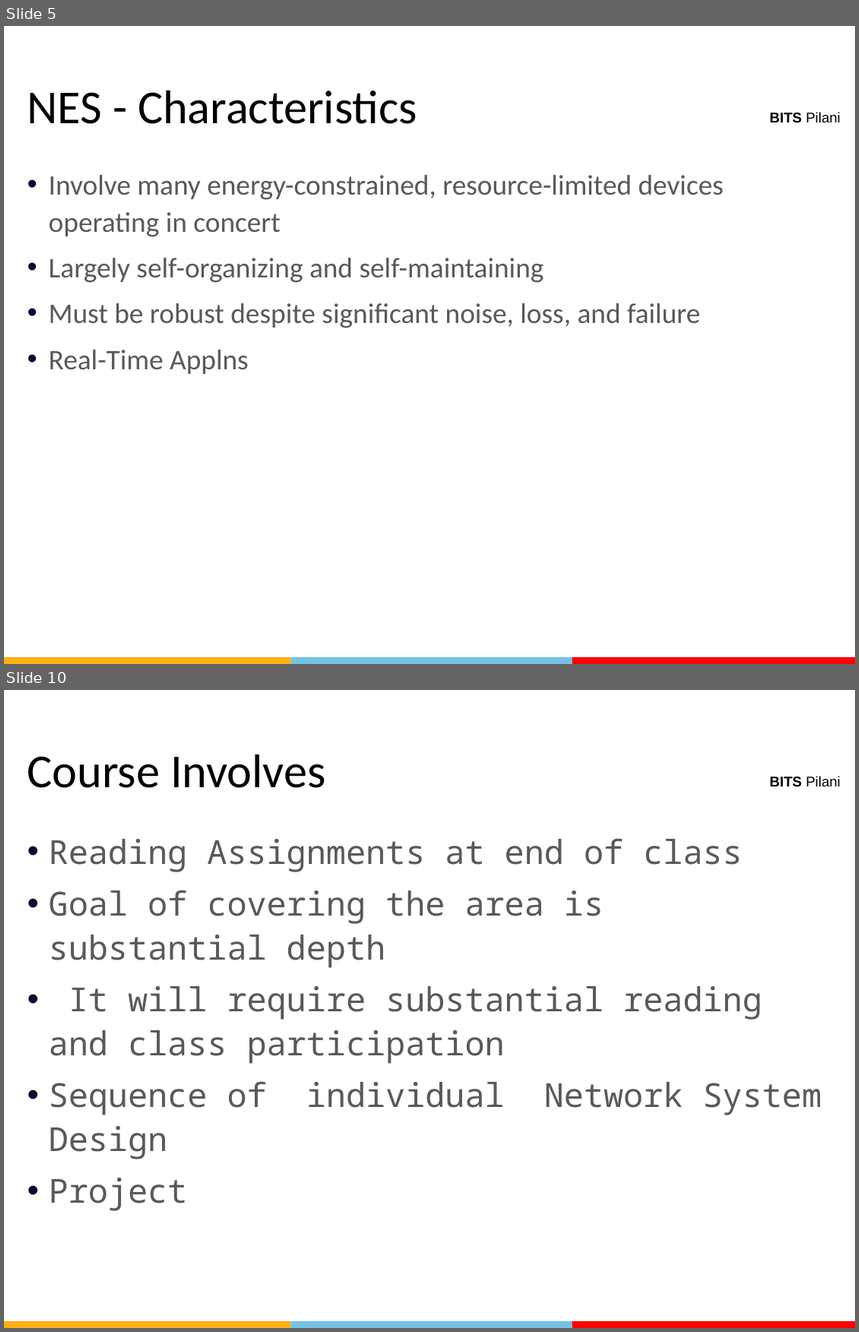
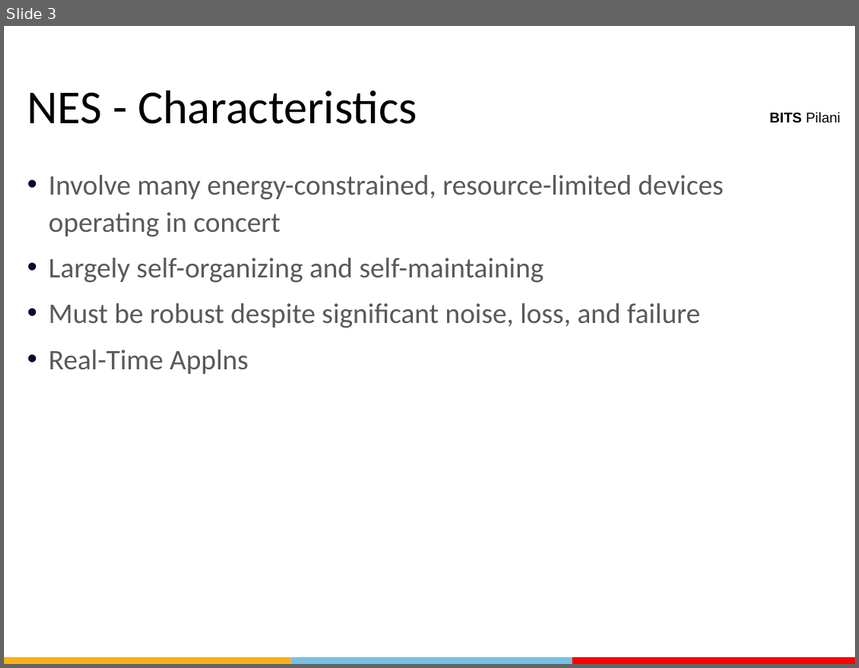
Before and after one commit to AbidKhan01ak/Mtech-7th-Sem, a slide deck: NEA/Recorded Lectures/1426783_81212_rl1.1.1.pptx. Shown one above the other, each under a label of ours: slides 5 and 10 before the commit, slide 3 after it; the slides between them are not shown. The pictures are 859x1332 and 859x668 pixels, drawn with LibreOffice and Linux fonts; fonts in the diff are those of the drawing; background and template pictures are left out. Boxes give left, top, right and bottom in pixels: in the first picture for what was removed or moved away, otherwise in the second. Text is boxed around its words. In the diff, an @@ line names an element or a change of style, - is before the commit and + after.

```diff
--- a/NEA/Recorded Lectures/1426783_81212_rl1.1.1.pptx
+++ b/NEA/Recorded Lectures/1426783_81212_rl1.1.1.pptx
@@ slide 10 removed at (4,690,855,1328), background #FFFFFF; not listed: 4 template elements that a slide beside it also shows @@
@@ title removed at (28,754,325,788) @@
-Course Involves
@@ text removed at (49,838,823,1116) @@
-• Reading Assignments at end of class
-• Goal of covering the area is substantial depth
-• It will require substantial reading and class participation
-• Sequence of individual Network System Design
-• Project
@@ what was slide 5 is now slide 3 @@
```
Also in this commit, not shown: 6 other slides removed, 24 other files.
